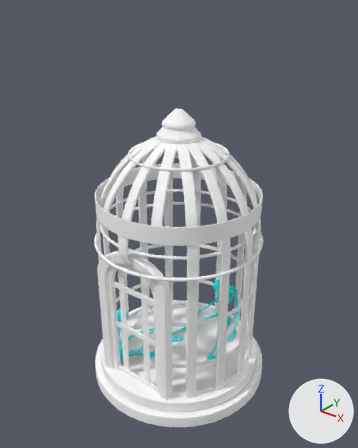
The FBX model Assets/Models/Props/Cell_bell.fbx: old version first, new version second.
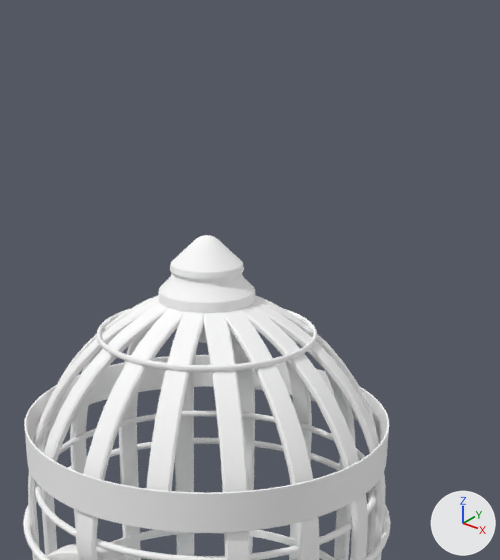
There are two pictures of each version: one whole from a 50 mm camera at (3.6, -4.49, 5.07) aimed at (0.02, -0.02, 2.3), one close up on the part from 23% to 88% of the width and 0% to 58% of the height. Every picture has the same lights, and +X, +Y and +Z are marked at lower right. Where no turn or scale is listed for an object, it has been applied to the vertices.

The first close-up shows 'Cell'.
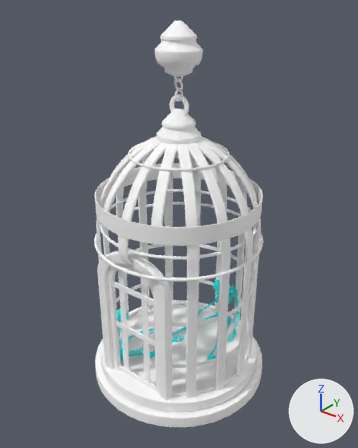
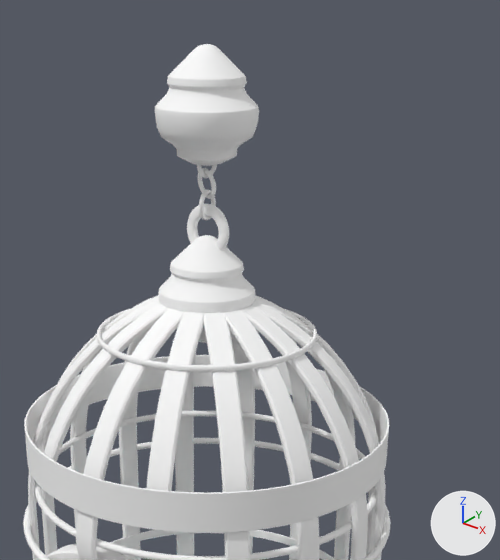
Location of each change, (x1, y1, x2, y2) in pixels of the close-ups (500 x 560 px):
'Block', added: after (155, 44, 259, 166)
'Chain', added: after (187, 165, 229, 251)

Edits to the bpy script that builds the scene:
```text
Add mat_metallo1:
    mat_metallo1 = principled_material('metallo1')
    mat_metallo1.base_color = (1.0, 1.0, 1.0)  # white #ffffff
    mat_metallo1.roughness = 0.749
Add me_mesh_002:
    me_mesh_002.from_pydata(...)  # 692 vertices, 720 faces; spans x -0.265..0.265, y -0.263..0.263, z -0.29..0.29
    me_mesh_002.materials.append(mat_metallo1)  # its picture is missing
Add me_mesh_003:
    me_mesh_003.from_pydata(...)  # 1692 vertices, 1692 faces; spans x -0.138..0.138, y -0.065..0.065, z -0.286..0.286
    me_mesh_003.materials.append(mat_metallo)  # its picture is missing
Add ob_block:
    ob_block = bpy.data.objects.new('Block', me_mesh_002)
    ob_block.location = (0.0, 0.0, 4.419)
Add ob_chain:
    ob_chain = bpy.data.objects.new('Chain', me_mesh_003)
    ob_chain.location = (0.003, 0.002, 3.935)
```
